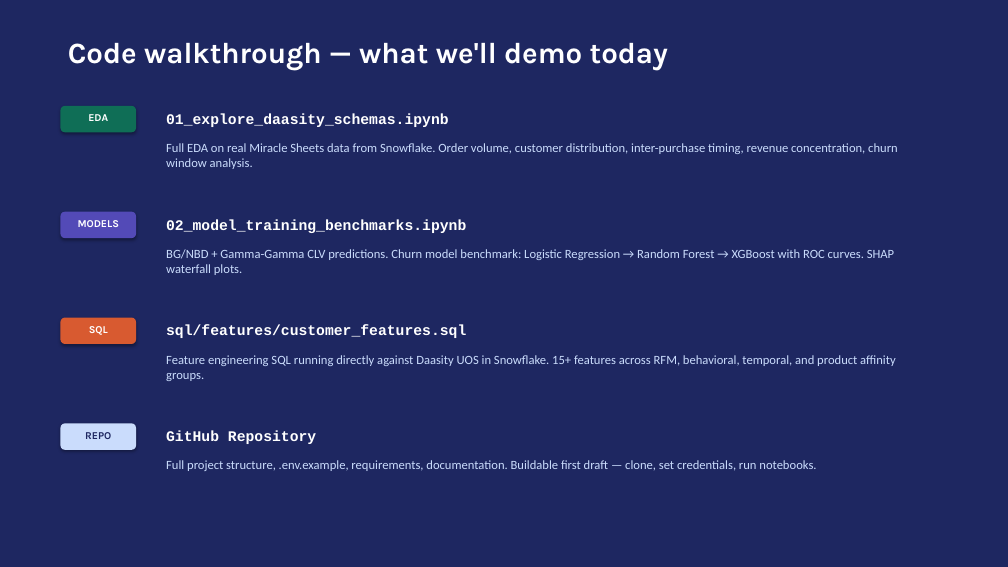
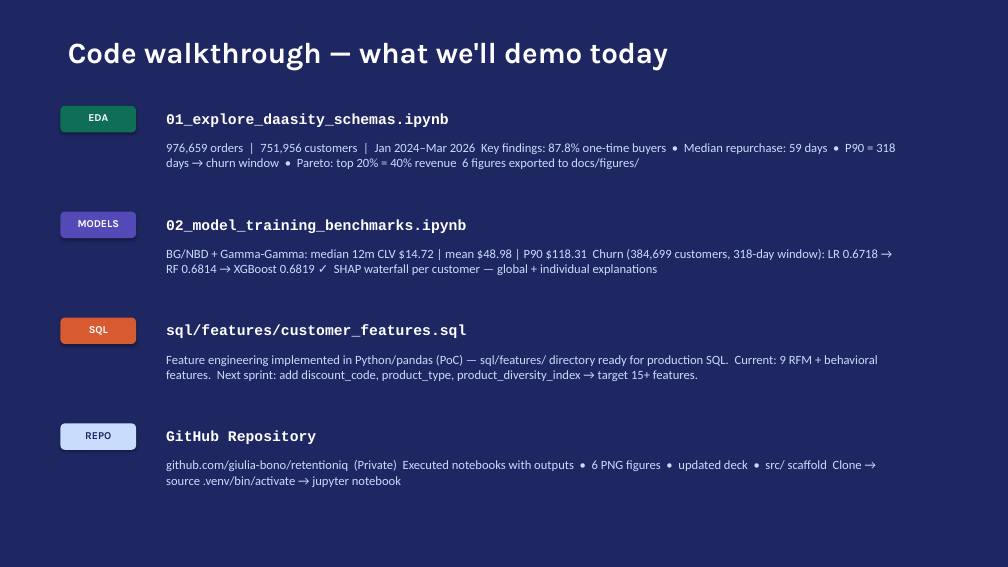
Before and after one commit to giulia-bono/retentioniq, a slide deck: slide 7 of RetentionIQ_Technical_Deck.pptx. Drawn at 1008x567 pixels with LibreOffice and Linux fonts; fonts in the diff are those of the drawing. Boxes give left, top, right and bottom in pixels: in the first picture for what was removed or moved away, otherwise in the second. Text is boxed around its words. In the diff, an @@ line names an element or a change of style, - is before the commit and + after.

```diff
--- a/RetentionIQ_Technical_Deck.pptx
+++ b/RetentionIQ_Technical_Deck.pptx
@@ text at box(166, 143, 895, 169): text changed @@
-Full EDA on real Miracle Sheets data from Snowflake. Order volume, customer distribution, inter-purchase timing, revenue concentration, churn window analysis.
+976,659 orders | 751,956 customers | Jan 2024–Mar 2026 Key findings: 87.8% one-time buyers • Median repurchase: 59 days • P90 = 318 days → churn window • Pareto: top 20% = 40% revenue 6 figures exported to docs/figures/
@@ text at box(166, 249, 878, 275): text changed @@
-BG/NBD + Gamma-Gamma CLV predictions. Churn model benchmark: Logistic Regression → Random Forest → XGBoost with ROC curves. SHAP waterfall plots.
+BG/NBD + Gamma-Gamma: median 12m CLV $14.72 | mean $48.98 | P90 $118.31 Churn (384,699 customers, 318-day window): LR 0.6718 → RF 0.6814 → XGBoost 0.6819 ✓ SHAP waterfall per customer — global + individual explanations
@@ text at box(166, 355, 878, 381): text changed @@
-Feature engineering SQL running directly against Daasity UOS in Snowflake. 15+ features across RFM, behavioral, temporal, and product affinity groups.
+Feature engineering implemented in Python/pandas (PoC) — sql/features/ directory ready for production SQL. Current: 9 RFM + behavioral features. Next sprint: add discount_code, product_type, product_diversity_index → target 15+ features.
@@ text at box(166, 460, 862, 487): text changed @@
-Full project structure, .env.example, requirements, documentation. Buildable first draft — clone, set credentials, run notebooks.
+github.com/giulia-bono/retentioniq (Private) Executed notebooks with outputs • 6 PNG figures • updated deck • src/ scaffold Clone → source .venv/bin/activate → jupyter notebook
```
Also in this commit, not shown: 6 other slides changed, 2 other files.
